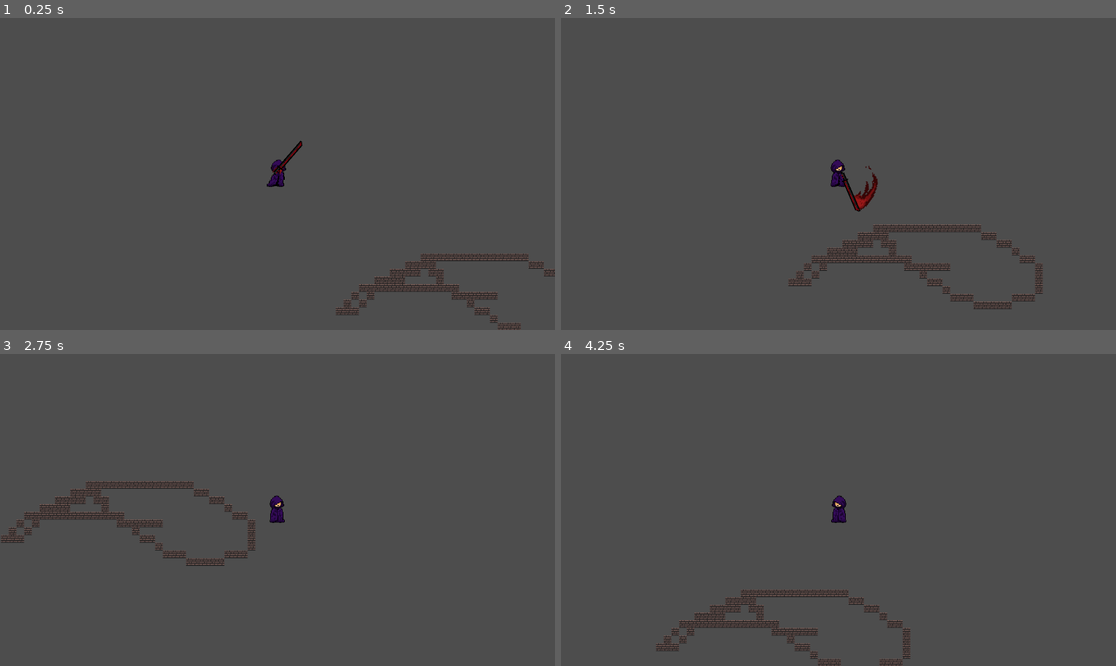
Above: before the commit, frames 1-4 (two rows, left to right).
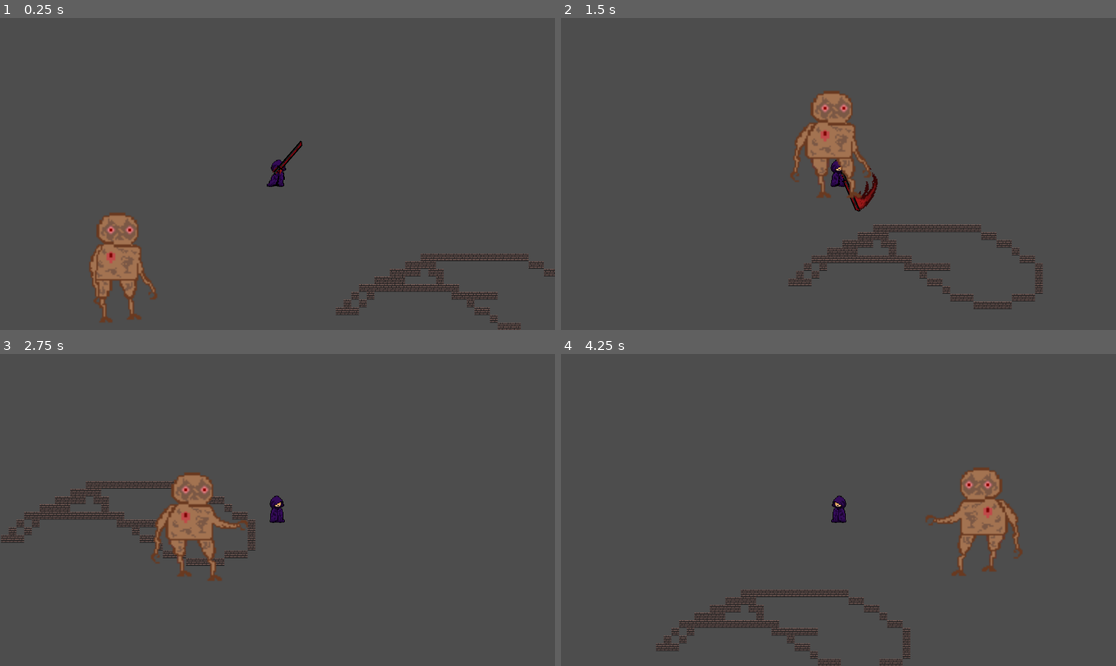
Above: after the commit, the same moments.

Repository: Eathand/GDA-Game
Game: Godot game, scene res://scenes/Main.tscn
Same seed, same stepped clock (60 frames per second), same inputs: the game is played once before the commit and once after it. The engine's default icon, where the game draws it, is replaced by a stand-in: a white triangle on a blue panel in a dark square.
Inputs (mouse positions are in pixels of both pictures, inside the frame that each line leads up to):
- Up to frame 1 (0.25 s): no input
- Up to frame 2 (1.5 s): move the mouse to (960, 158) at 0.52 s; hold D (right) 0.53-1.28 s; click (960, 158) at 0.6 s; move the mouse to (727, 189) at 1.27 s; hold S (down) from 1.28 s (still down); click (727, 189) at 1.35 s
- Up to frame 3 (2.75 s): move the mouse to (333, 441) at 2.02 s; release S (down) at 2.03 s; hold D (right) from 2.03 s (still down); tap Shift (dash) at 2.1 s; click (333, 441) at 2.3 s
- Up to frame 4 (4.25 s): move the mouse to (810, 572) at 2.77 s; release D (right) at 2.78 s; hold W (up) 2.78-3.53 s; tap P (test_damage) at 2.85 s; click (810, 572) at 3.05 s; move the mouse to (1005, 556) at 3.52 s; hold A (left) from 3.53 s (still down); click (1005, 556) at 3.6 s

The runs differ from the first frame. In frame 1, 2.2% of the frame differs, in the area x 16-29%, y 62-98%; in frame 2, 2.4%, in the area x 41-86%, y 23-92%; in frame 3, 2.4%; in frame 4, 2.4%.

Commit message:
added sfx to weapon

Diff:
--- a/gda-game-capstone/scenes/Main.tscn
+++ b/gda-game-capstone/scenes/Main.tscn
@@ -1,10 +1,11 @@
-[gd_scene load_steps=11 format=3 uid="uid://u6jsd1u1khm8"]
+[gd_scene load_steps=12 format=3 uid="uid://u6jsd1u1khm8"]
 
 [ext_resource type="Texture2D" uid="uid://b6ux81xfksquv" path="res://tileset/0x72_DungeonTilesetII_v1.7/0x72_DungeonTilesetII_v1.7.png" id="1_kb3yc"]
 [ext_resource type="Texture2D" uid="uid://b7kuf7ku4t1sb" path="res://tileset/0x72_DungeonTilesetII_v1.7/atlas_floor-16x16.png" id="2_841kv"]
 [ext_resource type="Texture2D" uid="uid://cbqg5dxn4kvbc" path="res://tileset/0x72_DungeonTilesetII_v1.7/atlas_walls_high-16x32.png" id="3_loqeb"]
 [ext_resource type="Texture2D" uid="uid://778ae7qkf6aw" path="res://tileset/0x72_DungeonTilesetII_v1.7/atlas_walls_low-16x16.png" id="4_vcqlc"]
 [ext_resource type="PackedScene" uid="uid://dw7pcx2ur8mps" path="res://scenes/player.tscn" id="5_5qw7p"]
+[ext_resource type="PackedScene" uid="uid://bdav71f162way" path="res://scenes/mob.tscn" id="6_kkhwn"]
 
 [sub_resource type="TileSetAtlasSource" id="TileSetAtlasSource_jl4hk"]
 texture = ExtResource("1_kb3yc")
@@ -901,3 +902,6 @@
 
 [node name="Player" parent="." instance=ExtResource("5_5qw7p")]
 position = Vector2(439, 235)
+
+[node name="Mob" parent="." instance=ExtResource("6_kkhwn")]
+position = Vector2(97, 432)
--- a/gda-game-capstone/scenes/sword.tscn
+++ b/gda-game-capstone/scenes/sword.tscn
@@ -1,8 +1,10 @@
-[gd_scene load_steps=12 format=3 uid="uid://cwpoiwpgp5ykn"]
+[gd_scene load_steps=14 format=3 uid="uid://cwpoiwpgp5ykn"]
 
 [ext_resource type="Script" path="res://scripts/sword.gd" id="1_idhua"]
 [ext_resource type="Texture2D" uid="uid://b3ucxrla7wnae" path="res://assets/weaponsmear-Sheet (1).png" id="2_xr35n"]
 [ext_resource type="Texture2D" uid="uid://ppg6rcks6bdd" path="res://assets/weapon.png" id="3_r7xet"]
+[ext_resource type="AudioStream" uid="uid://b0qfl46y13yqq" path="res://SFX/blood-sword-hit.wav" id="4_7k0gy"]
+[ext_resource type="AudioStream" uid="uid://ovabno1bmqf3" path="res://SFX/swing-and-miss.wav" id="5_kxgrt"]
 
 [sub_resource type="CapsuleShape2D" id="CapsuleShape2D_je24y"]
 radius = 0.25
@@ -307,4 +309,10 @@
 texture = ExtResource("3_r7xet")
 flip_h = true
 
+[node name="AudioStreamPlayer2D" type="AudioStreamPlayer2D" parent="."]
+stream = ExtResource("4_7k0gy")
+
+[node name="AudioStreamPlayer2D2" type="AudioStreamPlayer2D" parent="."]
+stream = ExtResource("5_kxgrt")
+
 [connection signal="body_entered" from="Area2D" to="." method="_on_area_2d_body_entered"]
--- a/gda-game-capstone/scripts/sword.gd
+++ b/gda-game-capstone/scripts/sword.gd
@@ -1,5 +1,8 @@
 extends Node2D
 class_name Sword
+@onready var audio_stream_player_2d: AudioStreamPlayer2D = $AudioStreamPlayer2D
+@onready var collision_shape_2d: CollisionShape2D = $Area2D/CollisionShape2D
+@onready var audio_stream_player_2d_2: AudioStreamPlayer2D = $AudioStreamPlayer2D2
 
 @onready var slashh: AnimatedSprite2D = $AnimatedSprite2D
 @onready var animation_player: AnimationPlayer = $AnimationPlayer
@@ -18,10 +21,11 @@
 	if body is Mob and (area_2d.visible == true):
 		body.take_damage(5)
 		print(body.current_health)
-
+		audio_stream_player_2d.play()
 
 func swing():
 	if Input.is_action_just_pressed("Swing"):
 		slashh.play("swingg")
 		animation_player.play("swing")
+		audio_stream_player_2d_2.play()
 		await animation_player
Not shown, added: gda-game-capstone/SFX/blood-sword-hit.wav.import
Not shown, added: gda-game-capstone/SFX/swing-and-miss.wav.import
Not shown, added: gda-game-capstone/SFX/blood-sword-hit.wav
Not shown, added: gda-game-capstone/SFX/swing-and-miss.wav
